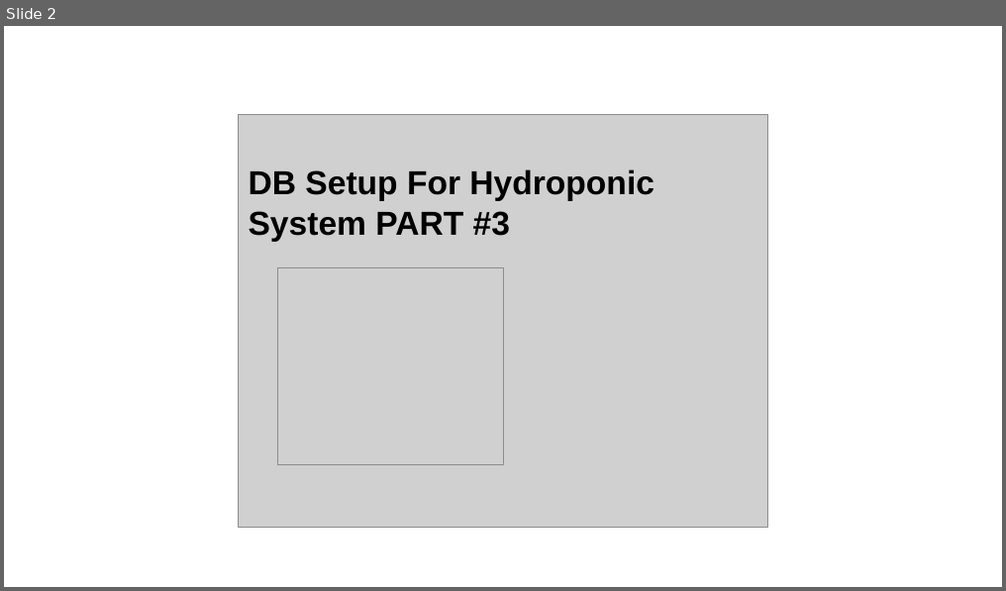
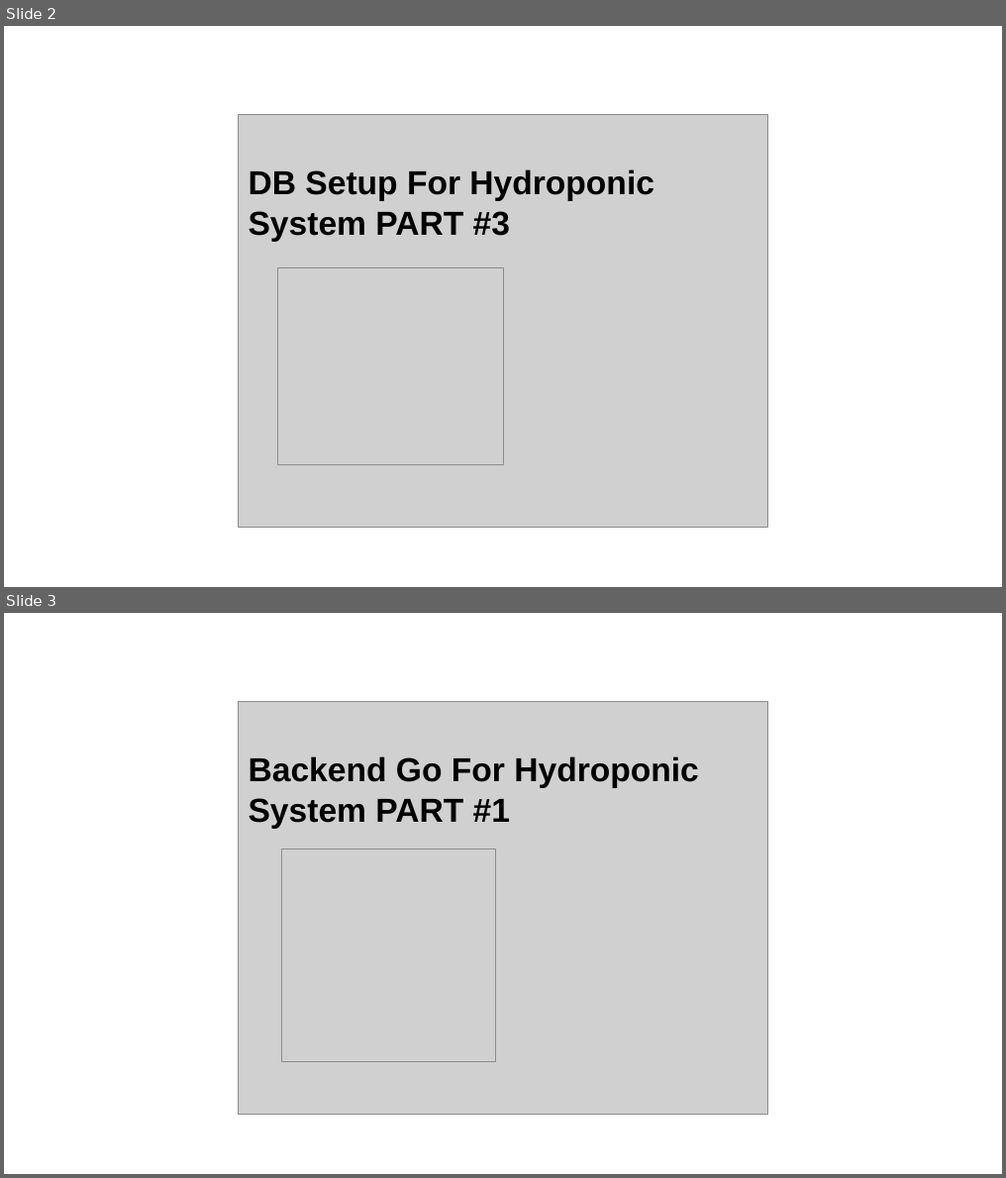
Before and after one commit to EputraP/hydroponic-project-assets, a slide deck: thumbnail.pptx. Shown one above the other, each under a label of ours: slide 2 before the commit, slides 2 and 3 after it. The pictures are 1006x591 and 1006x1178 pixels, drawn with LibreOffice and Linux fonts; fonts in the diff are those of the drawing; grey boxes stand for pictures. Boxes give left, top, right and bottom in pixels: in the first picture for what was removed or moved away, otherwise in the second. Text is boxed around its words. In the diff, an @@ line names an element or a change of style, - is before the commit and + after.

Commit message:
updated

```diff
--- a/thumbnail.pptx
+++ b/thumbnail.pptx
@@ slide 3 added at (4, 613, 1002, 1174), background #FFFFFF @@
@@ picture added at (238, 701, 768, 1114) @@
@@ text added at (249, 757, 699, 829), 32 pt, text #000000, bold @@
+Backend Go For Hydroponic System PART #1
@@ picture added at (282, 849, 495, 1062) @@
```
Also in this commit, not shown: 1 other slide added.
